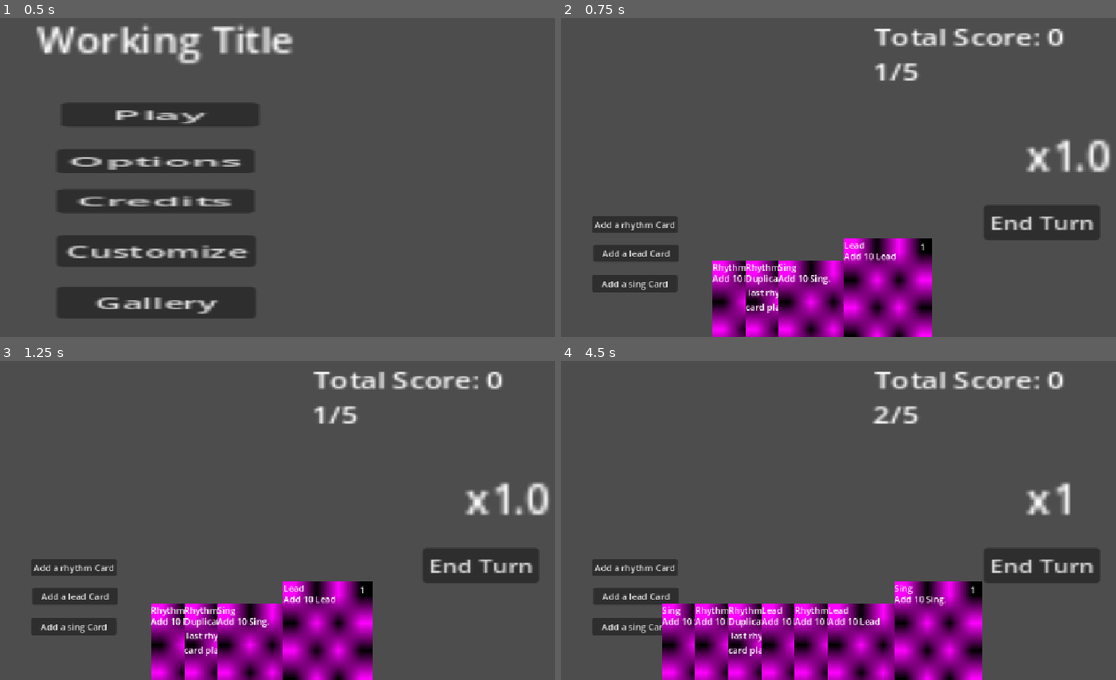
Above: before the commit, frames 1-4 (two rows, left to right).
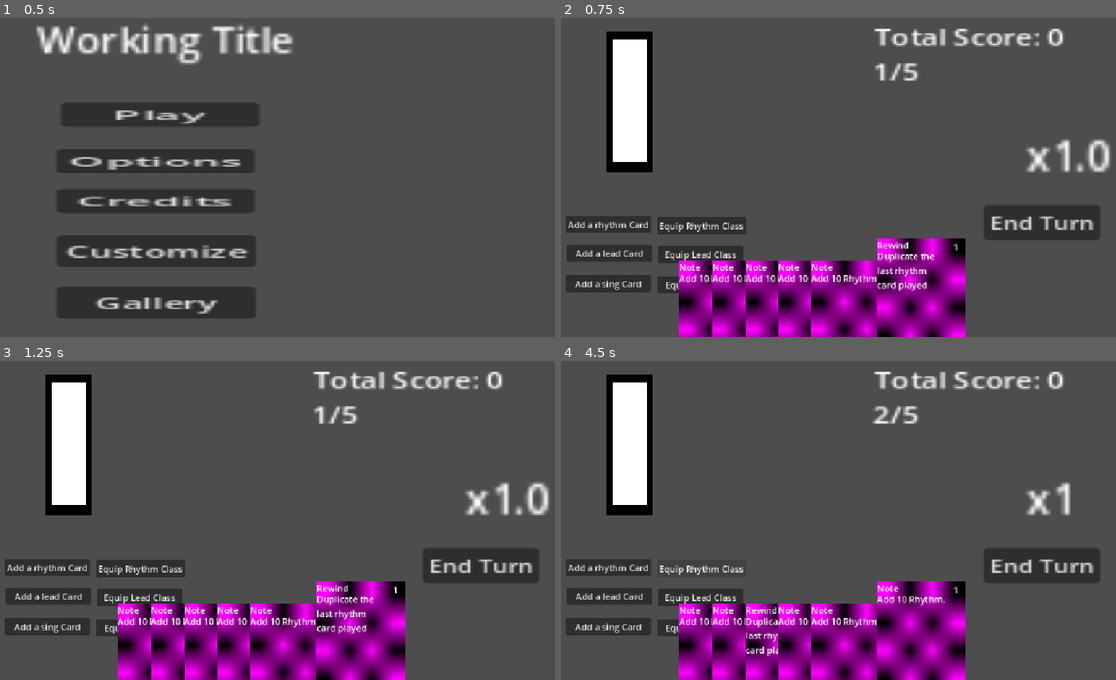
Above: after the commit, the same moments.

Repository: GraysonL133/BandGame
Game: Godot game, scene res://Scenes/Main Menu.tscn
Same seed, same stepped clock (60 frames per second), same inputs: the game is played once before the commit and once after it.
Inputs (mouse positions are in pixels of both pictures, inside the frame that each line leads up to):
- Up to frame 1 (0.5 s): no input
- Up to frame 2 (0.75 s): click "Play" at 0.5 s
- Up to frame 3 (1.25 s): no input
- Up to frame 4 (4.5 s): click "End Turn" at 1.25 s; click "Add a rhythm Card" at 2 s; click "Add a lead Card" at 2.75 s; click "Add a sing Card" at 3.5 s; click (699, 568) at 4.25 s, where only the run after the commit has a clickable "Equip Rhythm Class"

Frame 1 is identical in both runs. In frame 2, 15% of the frame differs, in the area x 0-73%, y 4-100%; in frame 3, 15%; in frame 4, 18%, in the area x 0-76%, y 4-100%.

Commit message:
v0.5
- Added Energy bar/energy functionality
- Fixed scoring logic
- Added classes and switch class buttons for debug purposes

Next: new cards -> shop -> instruments -> visuals -> gameplay loop -> multiplayer

Diff:
--- a/band-game/Cards/Card Effects/RhythmTwoEffect.gd
+++ b/band-game/Cards/Card Effects/RewindEffect.gd
@@ -1,7 +1,7 @@
 class_name RhythmTwoEffect
 extends CardEffect
 
-@export var rhythm: int = 1
+@export var rhythm: int = 10
 
 func execute(game, _target):
 	print("Duplicated the last R Card played.")
--- a/band-game/Cards/Lead.tres
+++ b/band-game/Cards/LNote.tres
@@ -1,20 +1,19 @@
 [gd_resource type="Resource" script_class="CardData" format=3 uid="uid://cfq8vsh4xbmcn"]
 
-[ext_resource type="Script" uid="uid://bx6y3057cudoi" path="res://Scripts/card_data.gd" id="1_0cci2"]
-[ext_resource type="Script" uid="uid://dajpnn4ojqjgw" path="res://Cards/Card Effects/LeadEffect.gd" id="1_jsr6m"]
+[ext_resource type="Script" uid="uid://dajpnn4ojqjgw" path="res://Cards/Card Effects/LeadEffect.gd" id="1_0ct7x"]
+[ext_resource type="Script" uid="uid://bx6y3057cudoi" path="res://Scripts/card_data.gd" id="2_vhr38"]
 
 [sub_resource type="PlaceholderTexture2D" id="PlaceholderTexture2D_20pc6"]
 
 [sub_resource type="Resource" id="Resource_gnpjt"]
-script = ExtResource("1_jsr6m")
+script = ExtResource("1_0ct7x")
 metadata/_custom_type_script = "uid://dajpnn4ojqjgw"
 
 [resource]
-script = ExtResource("1_0cci2")
-card_name = "Lead"
+script = ExtResource("2_vhr38")
+card_name = "Note"
 description = "Add 10 Lead
 "
-lead = 10
 art = SubResource("PlaceholderTexture2D_20pc6")
 effect = SubResource("Resource_gnpjt")
 type = 2
--- a/band-game/Cards/Rhythm.tres
+++ b/band-game/Cards/RNote.tres
@@ -1,18 +1,18 @@
 [gd_resource type="Resource" script_class="CardData" format=3 uid="uid://d1d64e5neud2i"]
 
-[ext_resource type="Script" uid="uid://bx6y3057cudoi" path="res://Scripts/card_data.gd" id="1_1y2c3"]
-[ext_resource type="Script" uid="uid://bmx2au0phvg3l" path="res://Cards/Card Effects/RhythmEffect.gd" id="1_twfi3"]
+[ext_resource type="Script" uid="uid://bmx2au0phvg3l" path="res://Cards/Card Effects/RhythmEffect.gd" id="1_scwjl"]
+[ext_resource type="Script" uid="uid://bx6y3057cudoi" path="res://Scripts/card_data.gd" id="2_4yie7"]
 
 [sub_resource type="PlaceholderTexture2D" id="PlaceholderTexture2D_lgr22"]
 
 [sub_resource type="Resource" id="Resource_jdnf1"]
-script = ExtResource("1_twfi3")
+script = ExtResource("1_scwjl")
+rhythm = 10
 metadata/_custom_type_script = "uid://bmx2au0phvg3l"
 
 [resource]
-script = ExtResource("1_1y2c3")
-card_name = "Rhythm"
-rhythm = 10
+script = ExtResource("2_4yie7")
+card_name = "Note"
 art = SubResource("PlaceholderTexture2D_lgr22")
 effect = SubResource("Resource_jdnf1")
 type = 1
--- a/band-game/Cards/RhythmTwo.tres
+++ b/band-game/Cards/Rewind.tres
@@ -1,21 +1,20 @@
 [gd_resource type="Resource" script_class="CardData" format=3 uid="uid://dulhr2fpyfbpq"]
 
-[ext_resource type="Script" uid="uid://dh0rn7o78dy6a" path="res://Cards/Card Effects/RhythmTwoEffect.gd" id="1_u0bmx"]
-[ext_resource type="Script" uid="uid://bx6y3057cudoi" path="res://Scripts/card_data.gd" id="1_vagu3"]
+[ext_resource type="Script" uid="uid://dh0rn7o78dy6a" path="res://Cards/Card Effects/RewindEffect.gd" id="1_3dkox"]
+[ext_resource type="Script" uid="uid://bx6y3057cudoi" path="res://Scripts/card_data.gd" id="2_yic1s"]
 
 [sub_resource type="PlaceholderTexture2D" id="PlaceholderTexture2D_d8u10"]
 
 [sub_resource type="Resource" id="Resource_bmxlf"]
-script = ExtResource("1_u0bmx")
+script = ExtResource("1_3dkox")
 metadata/_custom_type_script = "uid://dh0rn7o78dy6a"
 
 [resource]
-script = ExtResource("1_vagu3")
-card_name = "RhythmTwo"
+script = ExtResource("2_yic1s")
+card_name = "Rewind"
 description = "Duplicate the
- last rhythm
+last rhythm
 card played"
-rhythm = 1
 art = SubResource("PlaceholderTexture2D_d8u10")
 effect = SubResource("Resource_bmxlf")
 type = 1
--- a/band-game/Cards/Sing.tres
+++ b/band-game/Cards/SNote.tres
@@ -1,19 +1,18 @@
 [gd_resource type="Resource" script_class="CardData" format=3 uid="uid://dv58272u34d1a"]
 
-[ext_resource type="Script" uid="uid://bx6y3057cudoi" path="res://Scripts/card_data.gd" id="1_4fd75"]
-[ext_resource type="Script" uid="uid://b7cvxi5i7xbbw" path="res://Cards/Card Effects/SingEffect.gd" id="1_u0ru8"]
+[ext_resource type="Script" uid="uid://b7cvxi5i7xbbw" path="res://Cards/Card Effects/SingEffect.gd" id="1_p4nou"]
+[ext_resource type="Script" uid="uid://bx6y3057cudoi" path="res://Scripts/card_data.gd" id="2_ix6vv"]
 
 [sub_resource type="PlaceholderTexture2D" id="PlaceholderTexture2D_bnydf"]
 
 [sub_resource type="Resource" id="Resource_vy5pj"]
-script = ExtResource("1_u0ru8")
+script = ExtResource("1_p4nou")
 metadata/_custom_type_script = "uid://b7cvxi5i7xbbw"
 
 [resource]
-script = ExtResource("1_4fd75")
-card_name = "Sing"
+script = ExtResource("2_ix6vv")
+card_name = "Note"
 description = "Add 10 Sing."
-sing = 10
 art = SubResource("PlaceholderTexture2D_bnydf")
 effect = SubResource("Resource_vy5pj")
 type = 3
--- a/band-game/Scenes/Main.tscn
+++ b/band-game/Scenes/Main.tscn
@@ -1,12 +1,12 @@
 [gd_scene format=3 uid="uid://b8jbs1mxfbfx5"]
 
 [ext_resource type="Script" uid="uid://d1ldqep0pyhp8" path="res://Scripts/game.gd" id="1_vy5pj"]
-[ext_resource type="PackedScene" uid="uid://dv1wjw47oodul" path="res://Card.tscn" id="2_bmxlf"]
+[ext_resource type="PackedScene" uid="uid://dv1wjw47oodul" path="res://Scenes/Card.tscn" id="2_bmxlf"]
 [ext_resource type="Script" uid="uid://bx6y3057cudoi" path="res://Scripts/card_data.gd" id="3_4kpch"]
-[ext_resource type="Resource" uid="uid://cfq8vsh4xbmcn" path="res://Cards/Lead.tres" id="4_grg3l"]
-[ext_resource type="Resource" uid="uid://d1d64e5neud2i" path="res://Cards/Rhythm.tres" id="5_frkhe"]
-[ext_resource type="Resource" uid="uid://dv58272u34d1a" path="res://Cards/Sing.tres" id="6_1p5hy"]
-[ext_resource type="Resource" uid="uid://dulhr2fpyfbpq" path="res://Cards/RhythmTwo.tres" id="7_bmxlf"]
+[ext_resource type="Resource" uid="uid://cfq8vsh4xbmcn" path="res://Cards/LNote.tres" id="4_grg3l"]
+[ext_resource type="Resource" uid="uid://d1d64e5neud2i" path="res://Cards/RNote.tres" id="5_frkhe"]
+[ext_resource type="Resource" uid="uid://dv58272u34d1a" path="res://Cards/SNote.tres" id="6_1p5hy"]
+[ext_resource type="Resource" uid="uid://dulhr2fpyfbpq" path="res://Cards/Rewind.tres" id="7_bmxlf"]
 [ext_resource type="Script" uid="uid://5vwghrcpoaqc" path="res://Scripts/Hand.gd" id="7_vy5pj"]
 [ext_resource type="Script" uid="uid://2yfkgw1e5e6i" path="res://Scripts/play_area.gd" id="8_erwvk"]
 [ext_resource type="Script" uid="uid://d380rjxeklfh7" path="res://Scripts/label.gd" id="9_2w5on"]
@@ -14,7 +14,9 @@
 [node name="Main" type="Node2D" unique_id=1658555960]
 script = ExtResource("1_vy5pj")
 card_scene = ExtResource("2_bmxlf")
-starting_deck = Array[ExtResource("3_4kpch")]([ExtResource("4_grg3l"), ExtResource("5_frkhe"), ExtResource("6_1p5hy"), ExtResource("7_bmxlf")])
+starting_deck_r = Array[ExtResource("3_4kpch")]([ExtResource("7_bmxlf"), ExtResource("5_frkhe"), ExtResource("5_frkhe"), ExtResource("5_frkhe"), ExtResource("5_frkhe"), ExtResource("5_frkhe")])
+starting_deck_l = Array[ExtResource("3_4kpch")]([ExtResource("4_grg3l"), ExtResource("4_grg3l"), ExtResource("4_grg3l"), ExtResource("4_grg3l"), ExtResource("4_grg3l"), ExtResource("4_grg3l")])
+starting_deck_s = Array[ExtResource("3_4kpch")]([ExtResource("6_1p5hy"), ExtResource("6_1p5hy"), ExtResource("6_1p5hy"), ExtResource("6_1p5hy"), ExtResource("6_1p5hy"), ExtResource("6_1p5hy"), ExtResource("6_1p5hy")])
 
 [node name="HandLayer" type="CanvasLayer" parent="." unique_id=1302286153]
 layer = 10
@@ -80,26 +82,6 @@
 scale = Vector2(3.3019056, 2.5880637)
 text = "Round"
 
-[node name="RhythmLabel" type="Label" parent="WorldLayer" unique_id=957274054]
-visible = false
-offset_left = 111.00001
-offset_top = 142.0
-offset_right = 218.0
-offset_bottom = 165.0
-scale = Vector2(3.3019056, 2.5880637)
-text = "Rhythm Score:"
-script = ExtResource("9_2w5on")
-
-[node name="LeadLabel" type="Label" parent="WorldLayer" unique_id=1161486049]
-visible = false
-offset_left = 109.0
-offset_top = 208.0
-offset_right = 192.0
-offset_bottom = 231.0
-scale = Vector2(3.3019056, 2.5880637)
-text = "Lead Score"
-script = ExtResource("9_2w5on")
-
 [node name="SingLabel" type="Label" parent="WorldLayer" unique_id=1140446398]
 offset_left = 879.0
 offset_top = 262.0
@@ -109,36 +91,78 @@
 text = "x1"
 script = ExtResource("9_2w5on")
 
-[node name="TurnLabel" type="Label" parent="WorldLayer" unique_id=296819040]
-visible = false
-offset_left = 109.00001
-offset_top = 333.0
-offset_right = 201.0
-offset_bottom = 356.0
-scale = Vector2(3.3019056, 2.5880637)
-text = "Turn Score:"
-script = ExtResource("9_2w5on")
-
 [node name="AddRhythmButton" type="Button" parent="WorldLayer" unique_id=1772327008]
-offset_left = 94.0
+offset_left = 46.0
 offset_top = 429.0
-offset_right = 248.0
+offset_right = 200.0
 offset_bottom = 460.0
 text = "Add a rhythm Card"
 
 [node name="AddLeadButton" type="Button" parent="WorldLayer" unique_id=246141722]
-offset_left = 96.0
+offset_left = 48.0
 offset_top = 481.0
-offset_right = 250.0
+offset_right = 202.0
 offset_bottom = 512.0
 text = "Add a lead Card"
 
 [node name="AddSingButton" type="Button" parent="WorldLayer" unique_id=1565419901]
-offset_left = 94.0
+offset_left = 46.0
 offset_top = 536.0
-offset_right = 248.0
+offset_right = 200.0
 offset_bottom = 567.0
 text = "Add a sing Card"
+
+[node name="ChangeClassRhythmButton" type="Button" parent="WorldLayer" unique_id=392512008]
+offset_left = 211.0
+offset_top = 431.0
+offset_right = 365.0
+offset_bottom = 462.0
+text = "Equip Rhythm Class"
+
+[node name="ChangeClassLeadButton" type="Button" parent="WorldLayer" unique_id=2140979919]
+offset_left = 213.0
+offset_top = 483.0
+offset_right = 367.0
+offset_bottom = 514.0
+text = "Equip Lead Class"
+
+[node name="ChangeClassSingButton" type="Button" parent="WorldLayer" unique_id=1013356208]
+offset_left = 211.0
+offset_top = 538.0
+offset_right = 365.0
+offset_bottom = 569.0
+text = "Equip Sing Class"
+
+[node name="EnergyBarBorder" type="ColorRect" parent="WorldLayer" unique_id=1481108581]
+anchors_preset = 7
+anchor_left = 0.5
+anchor_top = 1.0
+anchor_right = 0.5
+anchor_bottom = 1.0
+offset_left = -454.9999
+offset_top = -552.0
+offset_right = -414.9999
+offset_bottom = -512.0
+grow_horizontal = 2
+grow_vertical = 0
+scale = Vector2(2.040001, 6.36)
+color = Color(0, 0, 0, 1)
+
+[node name="EnergyBar" type="ColorRect" parent="WorldLayer/EnergyBarBorder" unique_id=829305727]
+layout_mode = 1
+anchors_preset = 7
+anchor_left = 0.5
+anchor_top = 1.0
+anchor_right = 0.5
+anchor_bottom = 1.0
+offset_left = 15.0
+offset_top = -3.0
+offset_right = 45.0
+offset_bottom = 32.0
+grow_horizontal = 2
+grow_vertical = 0
+rotation = 3.1415927
+offset_transform_visual_only = false
 
 [node name="GhostLayer" type="CanvasLayer" parent="." unique_id=2069914496]
 
@@ -148,10 +172,10 @@
 anchor_top = 0.5
 anchor_right = 0.5
 anchor_bottom = 0.5
-offset_left = -419.0
-offset_top = -138.0
-offset_right = -259.0
-offset_bottom = 62.0
+offset_left = -172.0
+offset_top = -146.0
+offset_right = -12.0
+offset_bottom = 54.0
 grow_horizontal = 2
 grow_vertical = 2
 theme_override_constants/separation = 200
@@ -163,3 +187,6 @@
 [connection signal="pressed" from="WorldLayer/AddRhythmButton" to="." method="_on_add_rhythm_button_pressed"]
 [connection signal="pressed" from="WorldLayer/AddLeadButton" to="." method="_on_add_lead_button_pressed"]
 [connection signal="pressed" from="WorldLayer/AddSingButton" to="." method="_on_add_sing_button_pressed"]
+[connection signal="pressed" from="WorldLayer/ChangeClassRhythmButton" to="." method="_on_change_class_rhythm_button_pressed"]
+[connection signal="pressed" from="WorldLayer/ChangeClassLeadButton" to="." method="_on_change_class_lead_button_pressed"]
+[connection signal="pressed" from="WorldLayer/ChangeClassSingButton" to="." method="_on_change_class_sing_button_pressed"]
--- a/band-game/Scripts/card_data.gd
+++ b/band-game/Scripts/card_data.gd
@@ -5,9 +5,6 @@
 @export var card_name: String = "Card 2"
 @export var cost: int = 1
 @export_multiline var description: String = "Add 10 Rhythm."
-@export var rhythm: int = 0
-@export var lead: int = 0
-@export var sing: int = 0
 @export var art: Texture2D
 
 @export var effect: CardEffect
--- a/band-game/Scripts/game.gd
+++ b/band-game/Scripts/game.gd
@@ -2,16 +2,14 @@
 extends Node2D
 
 @export var card_scene: PackedScene          # Card.tscn
-@export var starting_deck: Array[CardData] = []
+@export var starting_deck_r: Array[CardData] = []
+@export var starting_deck_l: Array[CardData] = []
+@export var starting_deck_s: Array[CardData] = []
+@onready var starting_deck: Array[CardData] = []
+
+@export var Class = "Rhythm"
+
 @onready var roundLabel = $WorldLayer/RoundLabel
-
-# Declare Score Variables
-#@onready var rhythmScore = 0
-#@onready var leadScore = 0
-#@onready var singScore = 0
-#@onready var totalScore = 0
-#@onready var turnScore = 0
-
 
 @onready var lead_label: Label
 
@@ -20,6 +18,9 @@
 @export var roundTarget = 5
 
 @onready var spacing = 60
+
+@onready var energy_portion
+@onready var energy_bar_start = $WorldLayer/EnergyBarBorder/EnergyBar.size.y
 
 var ghost_nodes: Array = []
 var deck: Array[CardData] = []
@@ -27,7 +28,7 @@
 var discard: Array[CardData] = []
 var rCards: Array = []
 
-const HAND_SIZE := 5
+const HAND_SIZE := 999
 
 @onready var hand_container = $HandLayer/HandContainer
 @onready var ghost_container: HBoxContainer = $GhostLayer/ghostContainer
@@ -35,9 +36,10 @@
 @onready var ghost: Control
 
 # game.gd (continued)
-@export var max_energy := 999
-var energy := 999
-
+@export var max_energy := 5
+var energy := 5
+
+@onready var energy_bar: ColorRect = $WorldLayer/EnergyBarBorder/EnergyBar
 
 
 func _ready_connections() -> void:
@@ -51,7 +53,7 @@
 	if card_data.cost > energy:
 		return                       # not enough energy this turn
 
-	energy -= card_data.cost
+	updateEnergy(card_data)
 	apply_effect(card_data)
 
 	# Move the card out of the hand and into the discard pile.
@@ -66,6 +68,9 @@
 			rCards.append(card_data)
 			createGhost(card_data)
 
+func updateEnergy(card_data: CardData):
+	energy -= card_data.cost
+	energy_bar.size.y -= energy_portion
 
 func addRhythm(amount):
 	GameState.rhythmScore += amount
@@ -77,19 +82,38 @@
 	GameState.singScore += amount
 
 func duplicateLastRCard():
+		if (rCards.is_empty()):
+			return
 		var card_data = rCards.back()
-		if (card_data == null):
-			return
 		rCards.append(card_data)
 		createGhost(card_data)
 
 func _on_card_hovered(card):
 	rearrange_hand(card)
 
-func calculateScore(rhythm, lead, sing):
+func calculateScore():
+	print("")
+	var lead = GameState.leadScore
+	var sing = GameState.singScore
+	var rhythm
 	for i in range(rCards.size()):
-		GameState.turnScore = (((GameState.totalScore + rCards[i].rhythm) * lead) * sing)
-	GameState.totalScore = (GameState.totalScore + GameState.turnScore)
+		rhythm = rCards[i].effect.rhythm
+		print("--")
+		print(str(rCards[i]))
+		print(str(rhythm))
+		print("--")
+		GameState.turnScore += (((rhythm) * lead) * sing)
+	print("Lead Score: " + str(lead))
+	print("Sing Score: " + str(sing))
+	print("Rhythm Score: " + str(rhythm))
+	print("Total Score: " + str(GameState.totalScore))
+	print("Turn Score: ", GameState.turnScore)
+	print("Total Score: ", GameState.totalScore ,
+	" + " , GameState.turnScore)
+	GameState.totalScore += GameState.turnScore
+	print("= " , GameState.totalScore)
+	print("rCards size: ", rCards.size())
+	clearScore()
 
 func clearScore():
 	GameState.rhythmScore = 0
@@ -122,6 +146,15 @@
 
 func build_deck() -> void:
 	deck.clear()
+
+	match Class:
+		"Rhythm":
+			starting_deck = starting_deck_r
+		"Lead":
+			starting_deck = starting_deck_l
+		"Sing":
+			starting_deck = starting_deck_s
+
 	for card_data in starting_deck:
 		deck.append(card_data)      # one entry per card in the deck
 	deck.shuffle()
@@ -172,6 +205,7 @@
 
 # game.gd (continued)
 func start_turn() -> void:
+	energy_bar.size.y = energy_bar_start
 	updateRound()
 	energy = max_energy
 	draw_hand()
@@ -183,14 +217,9 @@
 	for card in hand:
 		discard.append(card.data)
 		card.queue_free()
-	calculateScore(GameState.rhythmScore, GameState.leadScore, GameState.singScore)
+	calculateScore()
 	hand.clear()
 	clear_ghosts()
-	print("Lead Score: " + str(GameState.leadScore))
-	print("Sing Score: " + str(GameState.singScore))
-	print("Rhythm Score: " + str(GameState.rhythmScore))
-	print("Total Score: " + str(GameState.totalScore))
-	clearScore()
 	start_turn()
 	if (currentRound > roundTarget):
 		goToShop()                     # next turn (enemy turn would go here)
@@ -201,6 +230,7 @@
 func updateRound():
 	currentRound = currentRound + 1
 	roundLabel.text = str(currentRound) + "/" + str(roundTarget)
+	energy_portion = energy_bar.size.y/max_energy
 
 func _on_button_pressed() -> void:
 	end_turn()
@@ -210,18 +240,40 @@
 
 
 func _on_add_rhythm_button_pressed() -> void:                 # nothing left anywhere
-	var card_data: CardData = preload("res://Cards/Rhythm.tres")
+	var card_data: CardData = preload("res://Cards/RNote.tres")
 	deck.append(card_data)
 	draw_card()
 
 
 func _on_add_lead_button_pressed() -> void:
-	var card_data: CardData = preload("res://Cards/Lead.tres")
+	var card_data: CardData = preload("res://Cards/LNote.tres")
 	deck.append(card_data)
 	draw_card()
 
 
 func _on_add_sing_button_pressed() -> void:
-	var card_data: CardData = preload("res://Cards/Sing.tres")
+	var card_data: CardData = preload("res://Cards/SNote.tres")
 	deck.append(card_data)
 	draw_card()
+
+func changeClass(new_class: String):
+	Class = new_class
+	for card in hand:
+		card.queue_free()
+	deck.clear()
+	hand.clear()
+	build_deck()
+	draw_hand()
+
+
+func _on_change_class_rhythm_button_pressed() -> void:
+	changeClass("Rhythm")
+
+
+
+func _on_change_class_lead_button_pressed() -> void:
+	changeClass("Lead")
+
+
+func _on_change_class_sing_button_pressed() -> void:
+	changeClass("Sing")
--- a/band-game/Scripts/label.gd
+++ b/band-game/Scripts/label.gd
@@ -1,10 +1,7 @@
 extends Label
 
-@onready var rhythmLabel = $"."
-@onready var leadLabel = $"../LeadLabel"
 @onready var singLabel = $"../SingLabel"
 @onready var totalLabel = $"../TotalLabel"
-@onready var turnLabel = $"../TurnLabel"
 
 # Called when the node enters the scene tree for the first time.
 func _ready() -> void:
@@ -12,8 +9,5 @@
 
 # Called every frame. 'delta' is the elapsed time since the previous frame.
 func _process(_delta: float) -> void:
-	rhythmLabel.text = "Rhythm Score: " + str(GameState.rhythmScore)
-	leadLabel.text = "Lead Score: " + str(GameState.leadScore)
 	singLabel.text = "x" + str(GameState.singScore)
 	totalLabel.text = "Total Score: " + str(GameState.totalScore)
-	turnLabel.text = "Turn Score: " + str(GameState.turnScore)
Renamed: band-game/Cards/Card Effects/RhythmTwoEffect.gd.uid -> band-game/Cards/Card Effects/RewindEffect.gd.uid
Renamed: band-game/Card.tscn -> band-game/Scenes/Card.tscn
Renamed: band-game/GameState.gd -> band-game/Scripts/GameState.gd
Renamed: band-game/GameState.gd.uid -> band-game/Scripts/GameState.gd.uid
